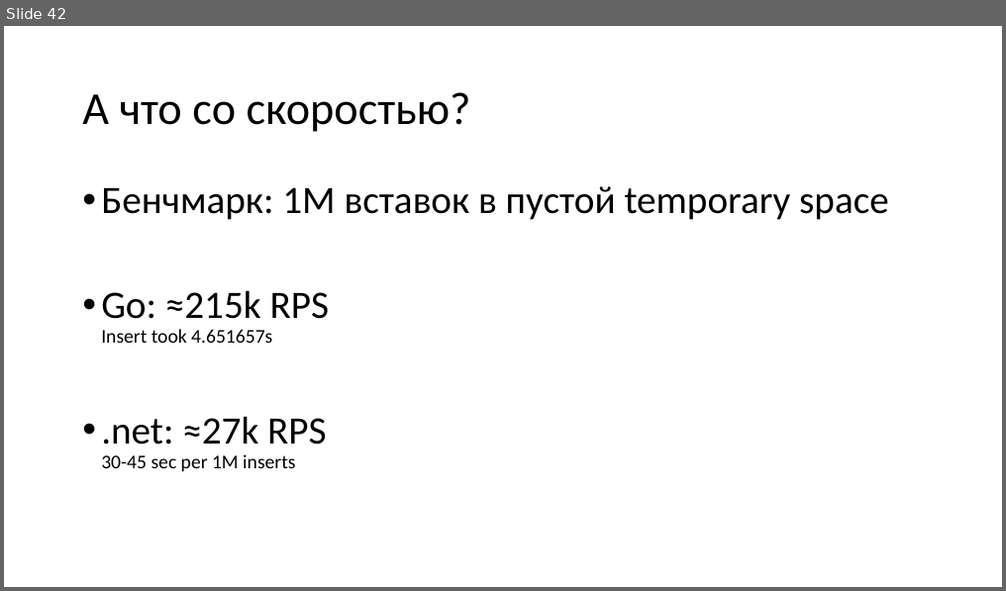
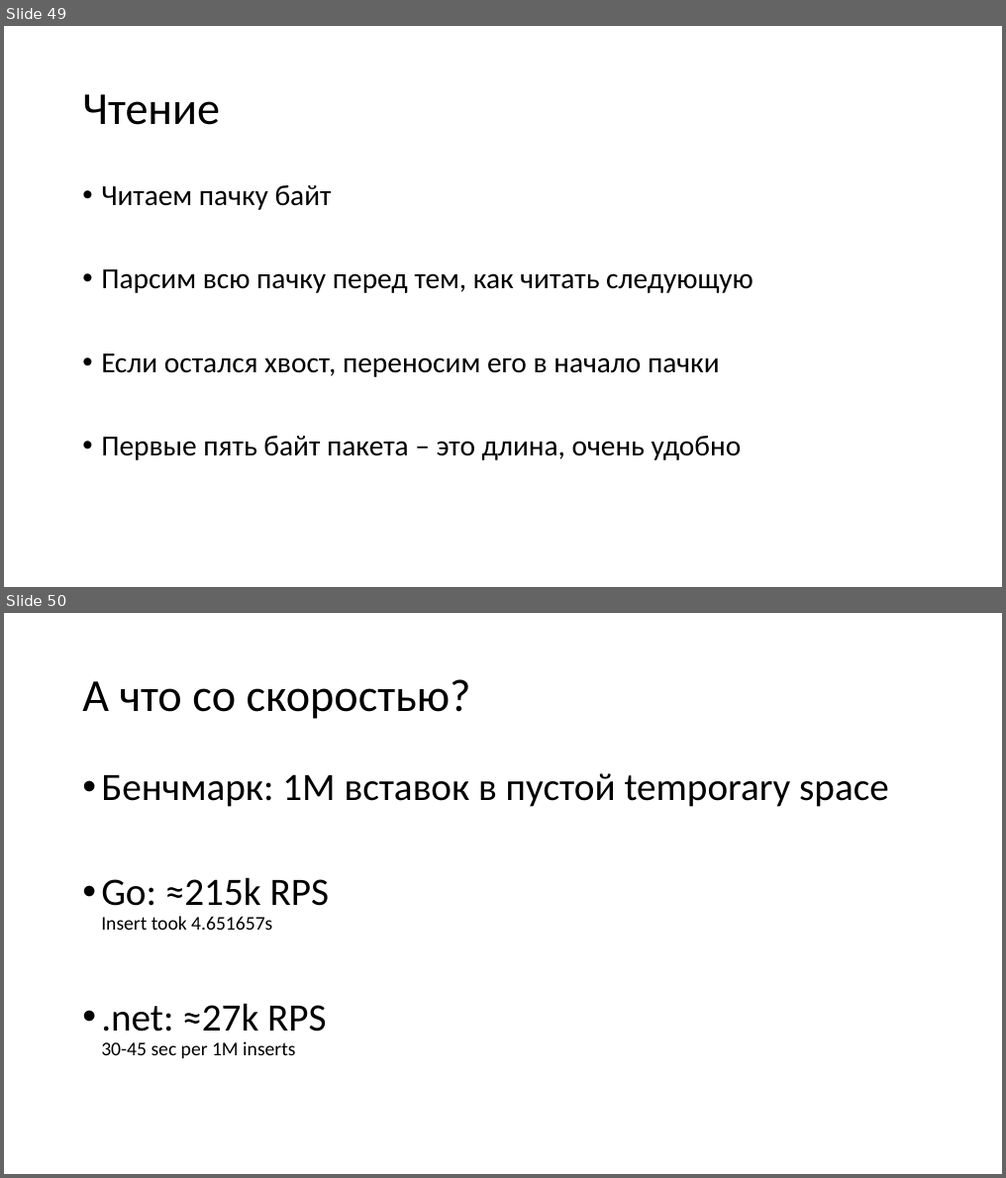
Before and after one commit to aensidhe/presentations, a slide deck: 2018/09/dotnext/Что такое Tarantool и его использование в .net.pptx. Shown one above the other, each under a label of ours: slide 42 before the commit, slides 49 and 50 after it. The pictures are 1006x591 and 1006x1178 pixels, drawn with LibreOffice and Linux fonts; fonts in the diff are those of the drawing. Boxes give left, top, right and bottom in pixels: in the first picture for what was removed or moved away, otherwise in the second. Text is boxed around its words. In the diff, an @@ line names an element or a change of style, - is before the commit and + after.

```diff
--- a/2018/09/dotnext/Что такое Tarantool и его использование в .net.pptx
+++ b/2018/09/dotnext/Что такое Tarantool и его использование в .net.pptx
@@ slide 49 added at box(4, 26, 1002, 587), background #FFFFFF @@
@@ title added at box(82, 94, 220, 125), 33 pt, text #000000 @@
+Чтение
@@ text added at box(101, 185, 753, 461), 21 pt, text #000000 @@
+• Читаем пачку байт
+• Парсим всю пачку перед тем, как читать следующую
+• Если остался хвост, переносим его в начало пачки
+• Первые пять байт пакета – это длина, очень удобно
@@ what was slide 42 is now slide 50 @@
```
Also in this commit, not shown: 24 other slides added, 9 slides removed.
